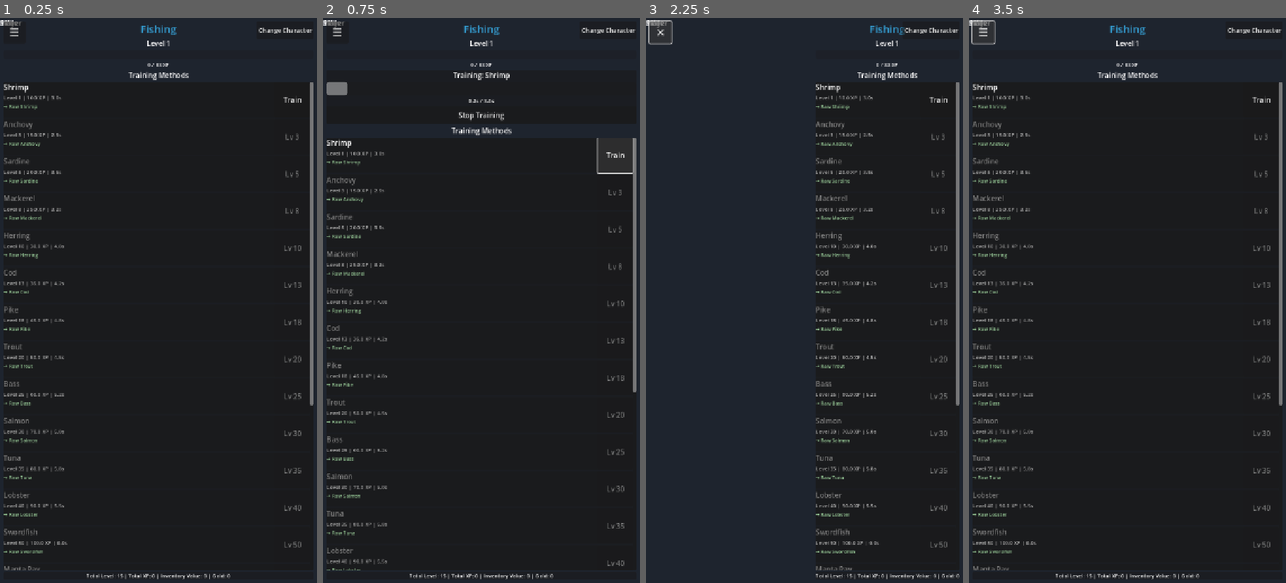
Above: before the commit, frames 1-4 (left to right).
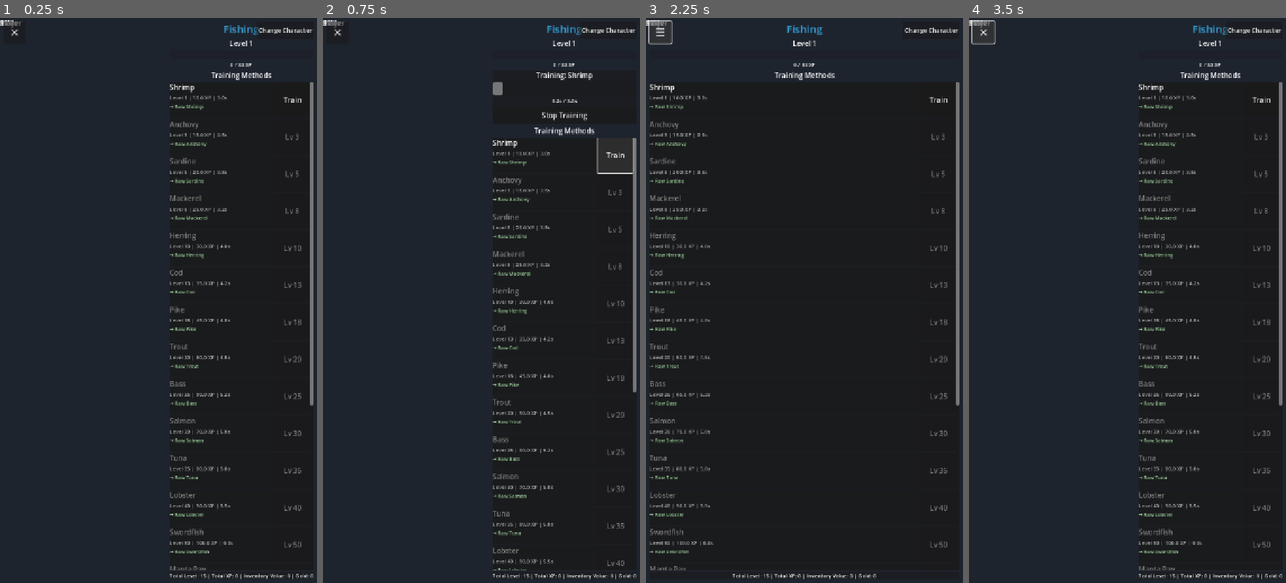
Above: after the commit, the same moments.

Repository: fahmed93/idlescapers
Game: Godot game, scene res://scenes/main.tscn
Same seed, same stepped clock (60 frames per second), same inputs: the game is played once before the commit and once after it. This scene is started directly instead of the project's main scene.
Inputs:
- Up to frame 1 (0.25 s): no input
- Up to frame 2 (0.75 s): click "Train" at 0.5 s
- Up to frame 3 (2.25 s): click "Stop Training" at 1.25 s; click "☰" (after the commit: "✕") at 2 s
- Up to frame 4 (3.5 s): click "✕" (after the commit: "☰") at 2.75 s

The runs differ from the first frame. In frame 1, 4.8% of the frame differs, in the area x 1-99%, y 1-100%; in frame 2, 5.1%; in frame 3, 4.8%; in frame 4, 4.8%.
Error in both runs: Cannot call method 'get_node_or_null' on a null value. (res://scripts/main.gd:117)

Commit message:
Fix empty sidebar by expanding it by default and correcting TotalLevelLabel position
Co-authored-by: fahmed93 <4407704+fahmed93@users.noreply.github.com>

Diff:
--- a/scripts/main.gd
+++ b/scripts/main.gd
@@ -82,8 +82,8 @@
 	_update_total_stats()
 	_hide_training_panel()
 
-	# Set sidebar to collapsed by default
-	_set_sidebar_collapsed(true)
+	# Set sidebar to expanded by default so users can see the skills
+	_set_sidebar_collapsed(false)
 
 	# Select first skill by default
 	if not GameManager.skills.is_empty():
@@ -206,12 +206,13 @@
 		skill_buttons[skill_id] = button
 		insert_index += 1
 
-	# Add total level display at bottom
+	# Add total level display after skill buttons (before InfoHeader)
 	var total_label := Label.new()
 	total_label.name = "TotalLevelLabel"
 	total_label.horizontal_alignment = HORIZONTAL_ALIGNMENT_CENTER
 	total_label.text = "Total: %d" % GameManager.get_total_level()
 	skill_sidebar.add_child(total_label)
+	skill_sidebar.move_child(total_label, insert_index)
 
 func _on_skill_selected(skill_id: String) -> void:
 	is_upgrades_view = false
